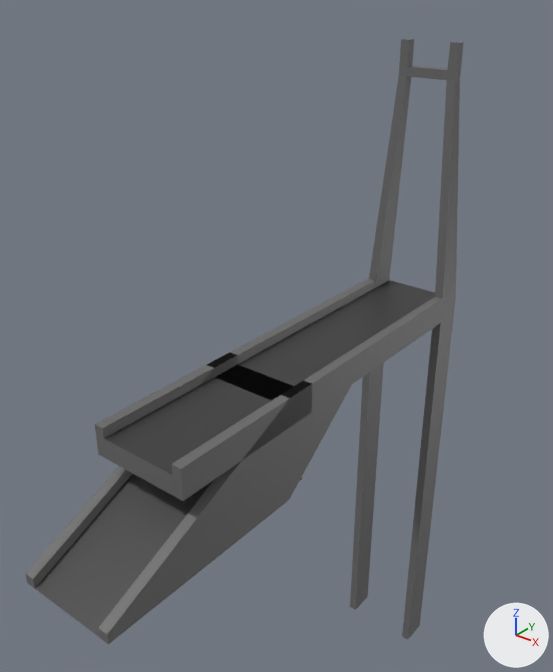
The Blender file Models/Bridge/Bridge.blend as it was, and as the next commit left it.
Before and after are seen from a 50 mm camera at (24.2, -24.6, 27.1) aimed at (-4.5, 11.2, 4.9). Arrows for +X, +Y and +Z are at lower right; the lights stay in place.

In view in the first picture: 'Pillar', 'Ramp1', 'Ramp2', 'RoadBridge-col'.
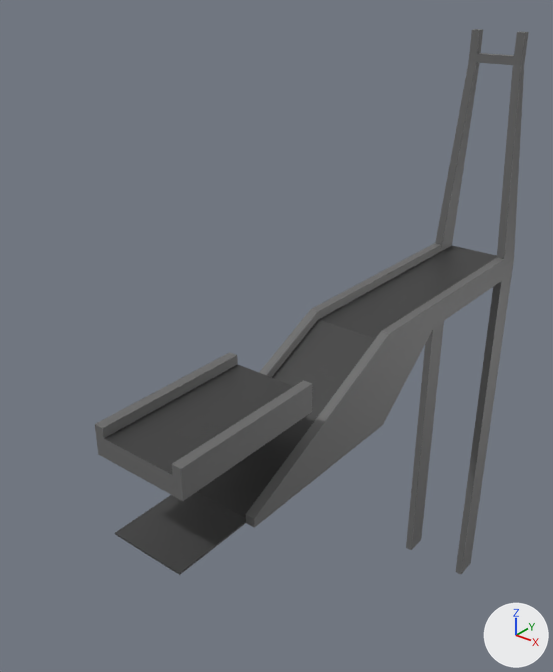
Location of each change, [x1, y1, x2, y2] in pixels of the pictures (553 x 672 px):
```json
{"object": "Ramp1", "change": "mesh moved", "before": [25, 369, 290, 644], "after": [197, 309, 389, 528]}
{"object": "Pillar", "change": "mesh moved", "before": [350, 39, 464, 639], "after": [406, 29, 529, 574]}
{"object": "Ramp2", "change": "mesh moved", "before": [209, 279, 443, 499], "after": [312, 243, 504, 424]}
{"object": "RoadGround", "change": "unchanged, uncovered by the edit", "after": [115, 492, 246, 575]}
```

The change, as JSON lines over the scene's bpy script:
```json
{"block": "me_cube", "where": "me_cube.from_pydata(...)  # 32 vertices, 26 faces; spans x -3.0..3.0, y -10.0..3.0, z 0.0..6.6"}
{"block": "me_cube", "where": "# used by ob_ramp1; location = (0.0, 0.0, 0.0)"}
{"block": "me_cube", "change": "me_cube part 1: the whole mesh is moved by (0.0, 10.0, 0.0)"}
{"block": "me_cube_001", "where": "me_cube_001.from_pydata(...)  # 37 vertices, 26 faces; spans x -3.0..3.0, y 3.0..20.0, z 0.0..6.6"}
{"block": "me_cube_001", "where": "# used by ob_ramp2; location = (0.0, 0.0, 0.0)"}
{"block": "me_cube_001", "change": "me_cube_001 part 2: the whole mesh is moved by (0.0, 10.0, 0.0)"}
{"block": "me_cube_003", "where": "me_cube_003.from_pydata(...)  # 48 vertices, 42 faces; spans x -3.0..3.0, y 20.0..22.0, z -25.2..22.8"}
{"block": "me_cube_003", "where": "# used by ob_pillar; location = (0.0, 0.0, 0.0)"}
{"block": "me_cube_003", "change": "me_cube_003 part 3: the whole mesh is moved by (0.0, 10.0, 0.0)"}
```
